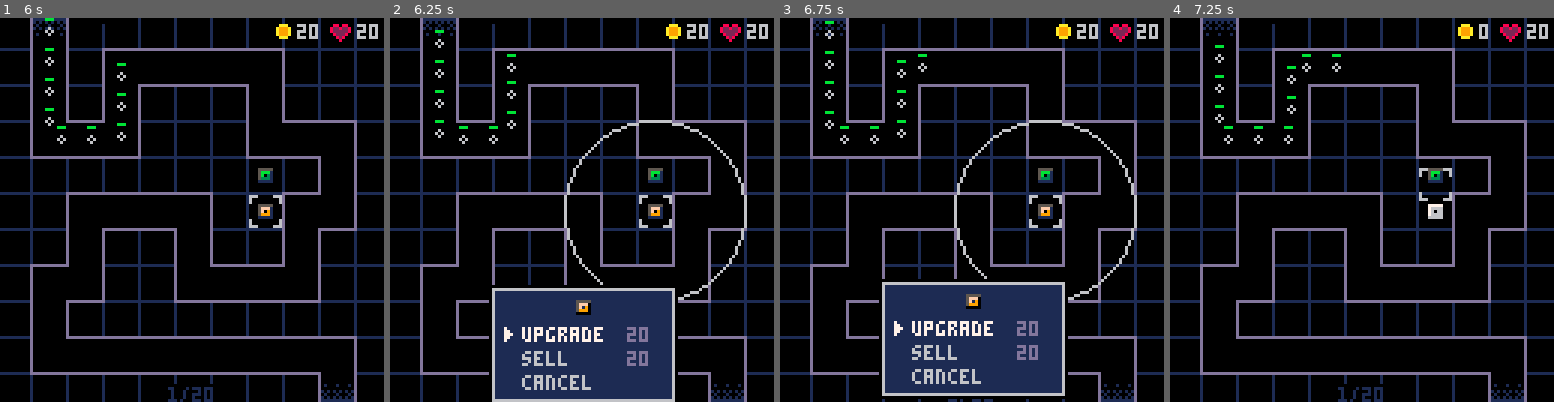
Above: before the commit, frames 1-4 (left to right).
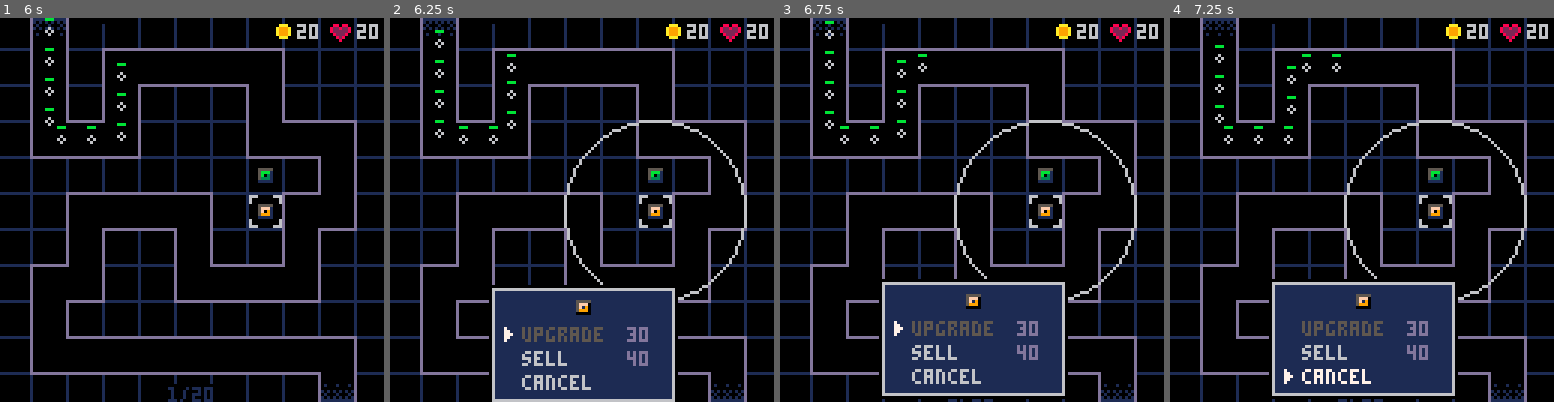
Above: after the commit, the same moments.

Repository: beardedsakimonkey/pixel_td.p8
Game: PICO-8 cartridge pixel_td.p8
Two runs of this game, one before a commit and one after it. Both use one fixed random seed, a clock stepped at 60 frames per second and the inputs below.
Inputs:
- Up to frame 1 (6 s): tap X (X key) at 0.33, 1.07, 1.85, 2.97, 4.08, 5.2 s; tap O (Z key) at 0.7, 1.7, 2.1, 2.5, 2.9, 3.3, 3.7, 4.1, 4.5, 4.9, 5.3, 5.7 s; hold Right 1.6-2.1 s; hold Up 2.15-2.42 s; hold Right 2.47-3.03 s; hold Left 3.08-3.58 s; hold Down 3.63-3.97 s; hold Right 4.02-4.68 s; hold Up 4.73-5.03 s; hold Left 5.08-5.68 s; hold Down from 5.73 s (still down)
- Up to frame 2 (6.25 s): release Down at 6.03 s; hold Right from 6.08 s (still down); tap O (Z key) at 6.1 s
- Up to frame 3 (6.75 s): tap X (X key) at 6.32 s; tap O (Z key) at 6.5 s; release Right at 6.58 s; hold Right from 6.63 s (still down)
- Up to frame 4 (7.25 s): tap O (Z key) at 6.9 s; release Right at 7.13 s; hold Up from 7.18 s (still down)

Frame 1 is identical in both runs. In frame 2, 0.5% of the frame differs, in the area x 34-65%, y 80-91%; in frame 3, 0.5%; in frame 4, 15%, in the area x 25-93%, y 1-100%.

Commit message:
tune waves/towers

Diff:
--- a/core.lua
+++ b/core.lua
@@ -22,23 +22,23 @@
     {hp=3,  speed=0.25, gold=4, type=ENMY.circ},
     {hp=6,  speed=0.25, gold=4, type=ENMY.rect},
     {hp=9,  speed=0.25, gold=4, type=ENMY.diamond},
-    {hp=12, speed=0.5,  gold=4, type=ENMY.arrow},
-    {hp=12, speed=0.5,  gold=4, type=ENMY.arrow},
-    {hp=12, speed=0.5,  gold=4, type=ENMY.arrow},
-    {hp=12, speed=0.5,  gold=4, type=ENMY.arrow},
-    {hp=12, speed=0.5,  gold=4, type=ENMY.arrow},
-    {hp=12, speed=0.5,  gold=4, type=ENMY.arrow},
-    {hp=12, speed=0.5,  gold=4, type=ENMY.arrow},
-    {hp=12, speed=0.5,  gold=4, type=ENMY.arrow},
-    {hp=12, speed=0.5,  gold=4, type=ENMY.arrow},
-    {hp=12, speed=0.5,  gold=4, type=ENMY.arrow},
-    {hp=12, speed=0.5,  gold=4, type=ENMY.arrow},
-    {hp=12, speed=0.5,  gold=4, type=ENMY.arrow},
-    {hp=12, speed=0.5,  gold=4, type=ENMY.arrow},
-    {hp=12, speed=0.5,  gold=4, type=ENMY.arrow},
-    {hp=12, speed=0.5,  gold=4, type=ENMY.arrow},
-    {hp=12, speed=0.5,  gold=4, type=ENMY.arrow},
-    {hp=12, speed=0.5,  gold=4, type=ENMY.arrow},
+    {hp=7,  speed=0.5,  gold=4, type=ENMY.arrow},
+    {hp=15, speed=0.25, gold=4, type=ENMY.circ},
+    {hp=18, speed=0.25, gold=4, type=ENMY.rect},
+    {hp=21, speed=0.25, gold=4, type=ENMY.diamond},
+    {hp=16, speed=0.5,  gold=4, type=ENMY.arrow},
+    {hp=24, speed=0.25, gold=4, type=ENMY.circ},
+    {hp=27, speed=0.25, gold=4, type=ENMY.rect},
+    {hp=30, speed=0.25, gold=4, type=ENMY.diamond},
+    {hp=25, speed=0.5,  gold=4, type=ENMY.arrow},
+    {hp=33, speed=0.25, gold=4, type=ENMY.circ},
+    {hp=36, speed=0.25, gold=4, type=ENMY.rect},
+    {hp=39, speed=0.25, gold=4, type=ENMY.diamond},
+    {hp=34, speed=0.5,  gold=4, type=ENMY.arrow},
+    {hp=42, speed=0.25, gold=4, type=ENMY.circ},
+    {hp=45, speed=0.25, gold=4, type=ENMY.rect},
+    {hp=48, speed=0.25, gold=4, type=ENMY.diamond},
+    {hp=43, speed=0.5,  gold=4, type=ENMY.arrow},
 }
 wave = 0
 gold = 100
--- a/tower.lua
+++ b/tower.lua
@@ -3,21 +3,21 @@
 MAX_TWR = 3 -- how many types of towers are there
 
 tower_cfg = {
-    {dmg=0.2, range=30,                            buy=40, upg=20, sell=20}, -- lvl 1 green
-    {dmg=2,   range=30, atkspd=40,                 buy=40, upg=20, sell=20}, -- lvl 1 red
-    {dmg=2,   range=30, atkspd=120,                buy=40, upg=20, sell=20}, -- lvl 1 yellow
+    {dmg=0.2, range=30,                           buy=40, upg=30, sell=40}, -- lvl 1 green
+    {dmg=2,   range=30, atkspd=40,                buy=40, upg=30, sell=40}, -- lvl 1 red
+    {dmg=2,   range=30, atkspd=80,                buy=40, upg=30, sell=40}, -- lvl 1 yellow
 
-    {dmg=0.2, range=33,                            upg=20, sell=20}, -- lvl 2 green
-    {dmg=2,   range=33, atkspd=40,  max_bullets=2, upg=20, sell=20}, -- lvl 2 red
-    {dmg=2,   range=33, atkspd=120, max_bullets=2, upg=20, sell=20}, -- lvl 2 yellow
+    {dmg=0.25,range=33,                           upg=40, sell=70}, -- lvl 2 green
+    {dmg=2,   range=33, atkspd=40, max_bullets=2, upg=40, sell=70}, -- lvl 2 red
+    {dmg=3,   range=33, atkspd=70, max_bullets=2, upg=40, sell=70}, -- lvl 2 yellow
 
-    {dmg=0.2, range=36,                            upg=20, sell=20}, -- lvl 3 green
-    {dmg=2,   range=36, atkspd=40,  max_bullets=3, upg=20, sell=20}, -- lvl 3 red
-    {dmg=2,   range=36, atkspd=120, max_bullets=3, upg=20, sell=20}, -- lvl 3 yellow
+    {dmg=0.3, range=36,                           upg=50, sell=110}, -- lvl 3 green
+    {dmg=2,   range=36, atkspd=40, max_bullets=3, upg=50, sell=110}, -- lvl 3 red
+    {dmg=4,   range=36, atkspd=60, max_bullets=3, upg=50, sell=110}, -- lvl 3 yellow
 
-    {dmg=0.2, range=39,                            sell=20}, -- lvl 4 green
-    {dmg=2,   range=39, atkspd=40,  max_bullets=4, sell=20}, -- lvl 4 red
-    {dmg=2,   range=39, atkspd=120, max_bullets=4, sell=20}, -- lvl 4 yellow
+    {dmg=0.35,range=39,                           sell=160}, -- lvl 4 green
+    {dmg=2,   range=39, atkspd=40, max_bullets=4, sell=160}, -- lvl 4 red
+    {dmg=5,   range=39, atkspd=50, max_bullets=4, sell=160}, -- lvl 4 yellow
 }
 
 function is_green_twr(type)  return type % MAX_TWR == 1 end
